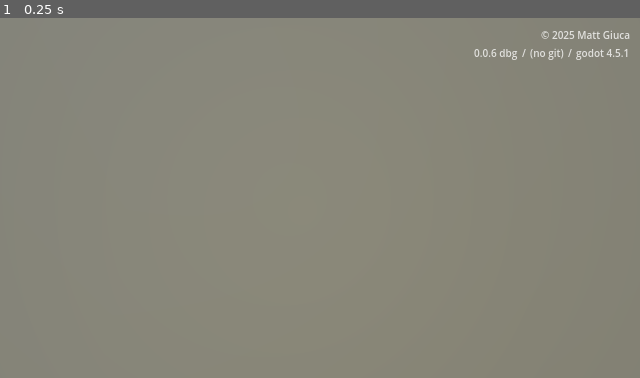
Above: before the commit, frame 1.
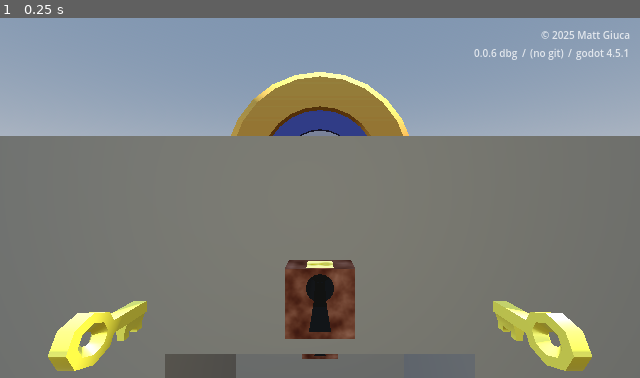
Above: after the commit, the same moment.

Repository: mgiuca/two-hands
Game: Godot game, scene res://scenes/levels/tunnel_locks.tscn
Same seed, same stepped clock (60 frames per second), same inputs: the game is played once before the commit and once after it. This scene is started directly instead of the project's main scene. Sound files missing from this copy of the repository are replaced by a short silence.
Inputs:
- Up to frame 1 (0.25 s): no input

The runs differ from the first frame. In frame 1, 41% of the frame differs, in the area x 0-100%, y 0-100%.

Commit message:
tunnel_locks: Moved tunnel forwards to give user some space.

Diff:
--- a/scenes/levels/tunnel_locks.tscn
+++ b/scenes/levels/tunnel_locks.tscn
@@ -34,28 +34,28 @@
 use_collision = true
 collision_layer = 2
 collision_mask = 0
-size = Vector3(3, 2, 3)
+size = Vector3(3, 2, 2)
 
 [node name="Tunnel" type="CSGBox3D" parent="Cave" index="0"]
-transform = Transform3D(1, 0, 0, 0, 1, 0, 0, 0, 1, 0, -0.10205078, 1.1760254)
+transform = Transform3D(1, 0, 0, 0, 1, 0, 0, 0, 1, 0, -0.10205078, 0.6760254)
 operation = 2
 size = Vector3(1, 0.79589844, 0.6479492)
 
 [node name="BoxHoleTop" type="CSGBox3D" parent="Cave" index="1"]
-transform = Transform3D(0.9508958, 0, 0, 0, 0.9508958, 0, 0, 0, 0.9508958, 0, 0.5, 1.492339)
+transform = Transform3D(0.9508958, 0, 0, 0, 0.9508958, 0, 0, 0, 0.9508958, 0, 0.5, 0.992339)
 operation = 2
 size = Vector3(0.2, 0.2, 0.2)
 
 [node name="KeyholeTop" parent="Cave" index="2" instance=ExtResource("2_180wm")]
-transform = Transform3D(1, 0, 0, 0, 1, 0, 0, 0, 1, 0, 0.5, 1.492339)
+transform = Transform3D(1, 0, 0, 0, 1, 0, 0, 0, 1, 0, 0.5, 0.992339)
 
 [node name="BoxHoleBottom" type="CSGBox3D" parent="Cave" index="3"]
-transform = Transform3D(0.9508958, 0, 0, 0, 0.9508958, 0, 0, 0, 0.9508958, 0, -0.0070016384, 0.83809066)
+transform = Transform3D(0.9508958, 0, 0, 0, 0.9508958, 0, 0, 0, 0.9508958, 0, -0.0070016384, 0.33809066)
 operation = 2
 size = Vector3(0.2, 0.2, 0.2)
 
 [node name="KeyholeBottom" parent="Cave" index="4" instance=ExtResource("2_180wm")]
-transform = Transform3D(1, 0, 0, 0, 1, 0, 0, 0, 1, 0, -0.0070016384, 0.83809066)
+transform = Transform3D(1, 0, 0, 0, 1, 0, 0, 0, 1, 0, -0.0070016384, 0.33809066)
 
 [node name="Door" parent="." index="10" instance=ExtResource("2_rm5jy")]
 transform = Transform3D(3.870159, 0, 0, 0, 3.870159, 0, 0, 0, 3.870159, 0, 0, -5.1633463)
